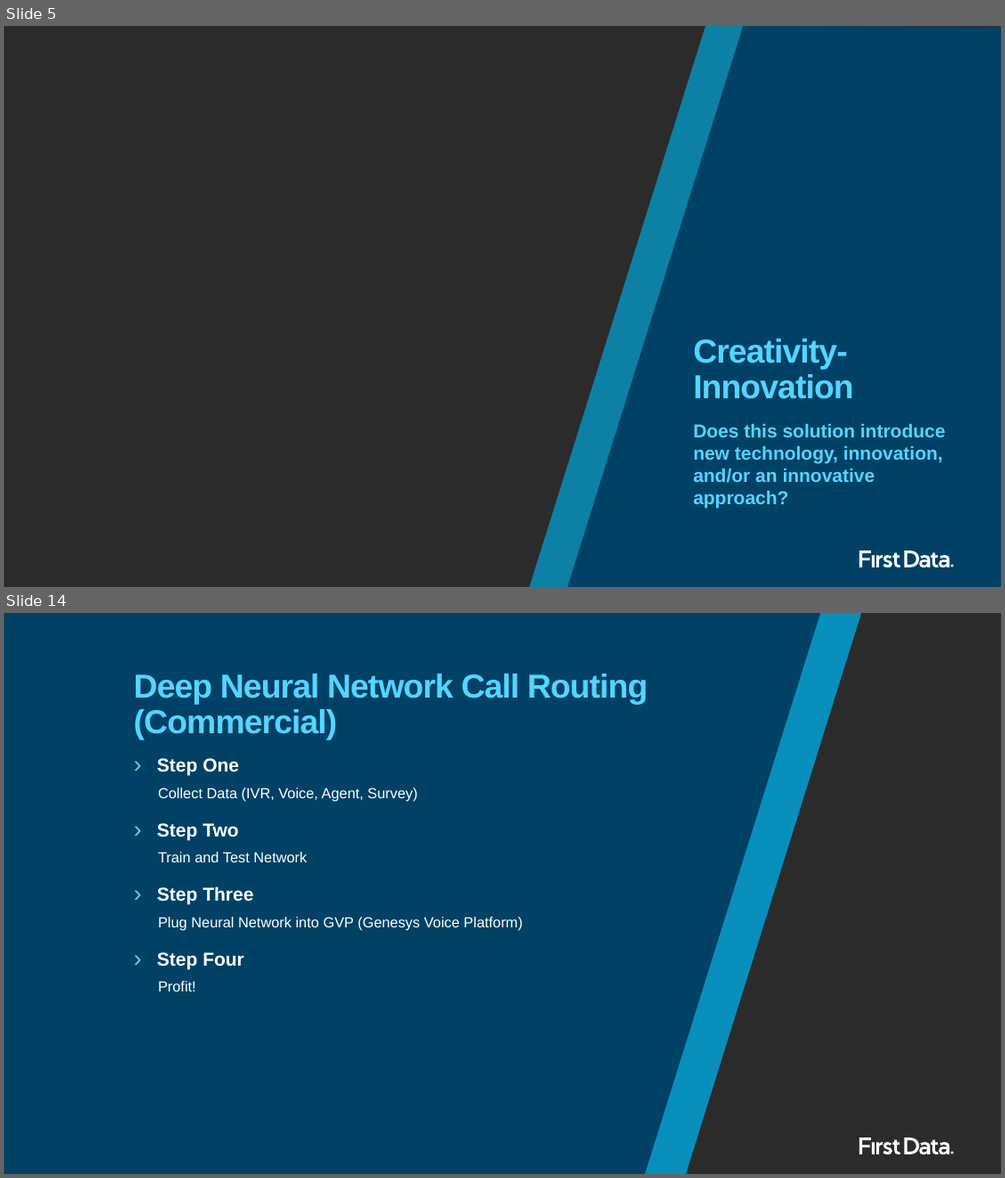
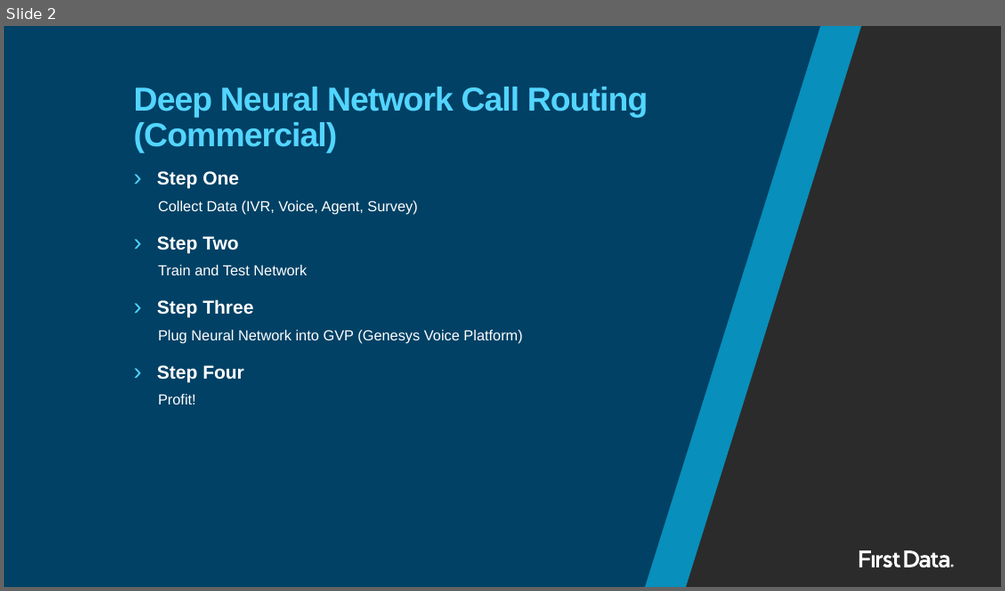
Before and after one commit to hackit2/HackIt, a slide deck: docs/Round 1 Presentation.pptx. Shown one above the other, each under a label of ours: slides 5 and 14 before the commit, slide 2 after it; the slides between them are not shown. The pictures are 1005x1178 and 1005x591 pixels, drawn with LibreOffice and Linux fonts; fonts in the diff are those of the drawing; background and template pictures are left out; a plain dark background stands for a picture behind light text. Boxes give left, top, right and bottom in pixels: in the first picture for what was removed or moved away, otherwise in the second. Text is boxed around its words. In the diff, an @@ line names an element or a change of style, - is before the commit and + after.

```diff
--- a/docs/Round 1 Presentation.pptx
+++ b/docs/Round 1 Presentation.pptx
@@ slide 5 removed at (4, 26, 1001, 587), background picture (left out); not listed: 10 template elements that a slide beside it also shows @@
@@ freeform shape removed at (529, 26, 989, 587) @@
@@ freeform shape removed at (567, 26, 1001, 587) @@
@@ title removed at (693, 338, 853, 399) @@
-Creativity-
-Innovation
@@ text removed at (693, 424, 946, 508) @@
-Does this solution introduce new technology, innovation, and/or an innovative approach?
@@ what was slide 14 is now slide 2 @@
```
Also in this commit, not shown: 1 slide changed, 43 other slides removed.
